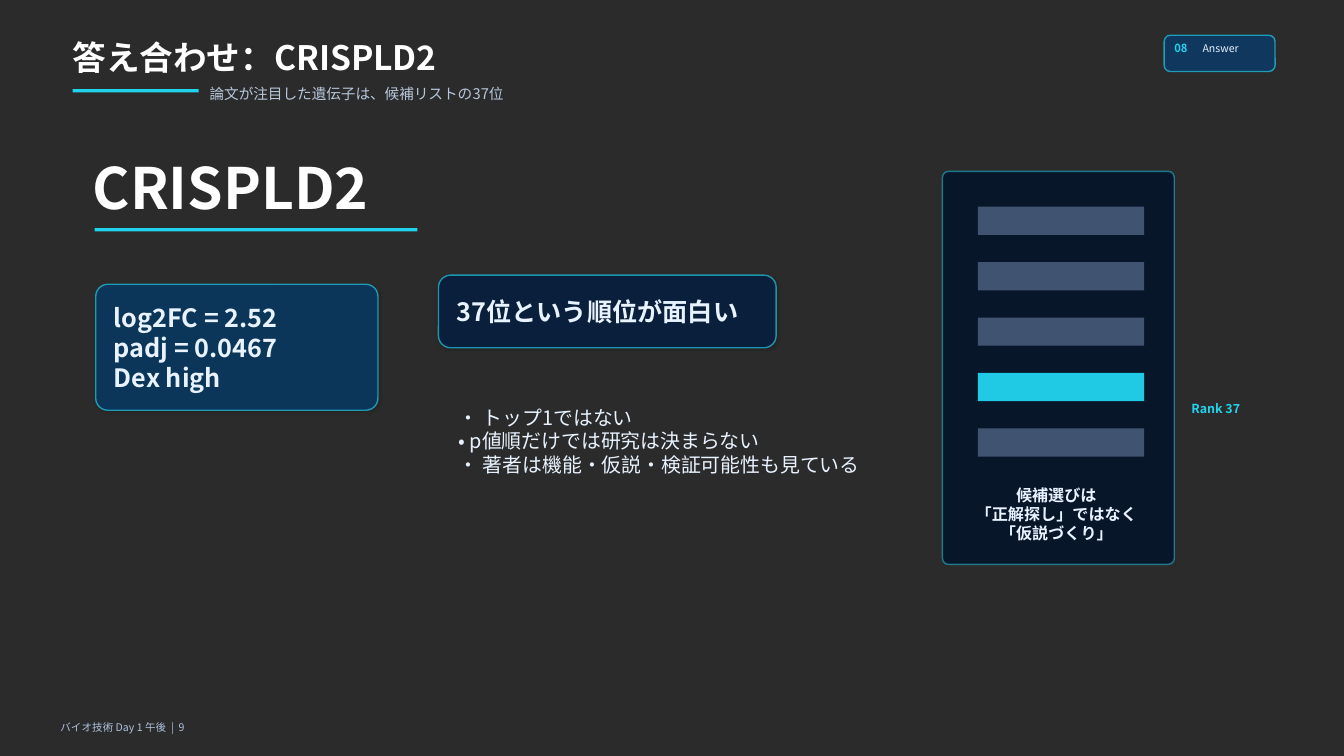
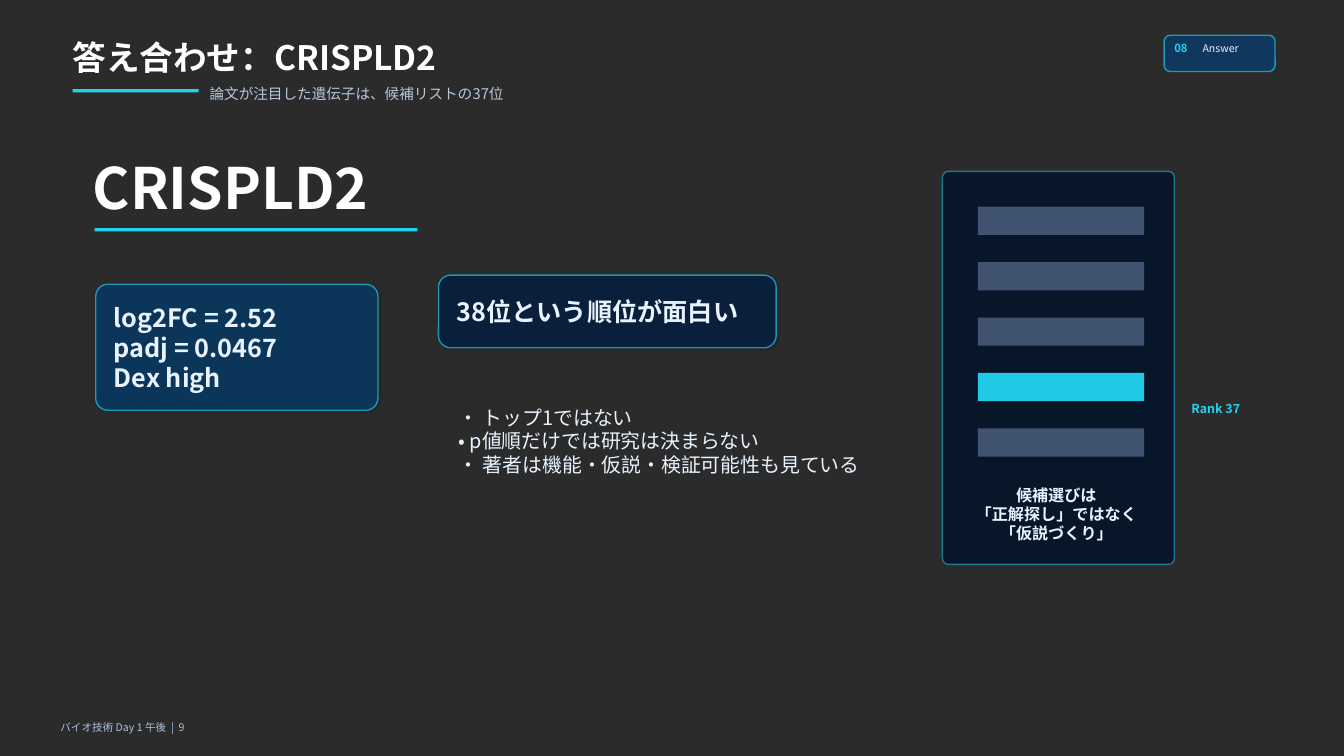
Before and after one commit to iwata97/bioinfo_2026, a slide deck: slide 6 of bioinformatics_day1_PM.pptx (slide 9 before the commit). Drawn at 1344x756 pixels with LibreOffice and Linux fonts; fonts in the diff are those of the drawing; background and template pictures are left out; a plain dark background stands for a picture behind light text. Boxes give left, top, right and bottom in pixels: in the first picture for what was removed or moved away, otherwise in the second. Text is boxed around its words. In the diff, an @@ line names an element or a change of style, - is before the commit and + after.

```diff
--- a/bioinformatics_day1_PM.pptx
+++ b/bioinformatics_day1_PM.pptx
@@ text at bbox=[457, 299, 739, 324]: text changed @@
-37位という順位が面白い
+38位という順位が面白い
```
Also in this commit, not shown: 6 other slides changed, 3 slides removed, 2 other files.
